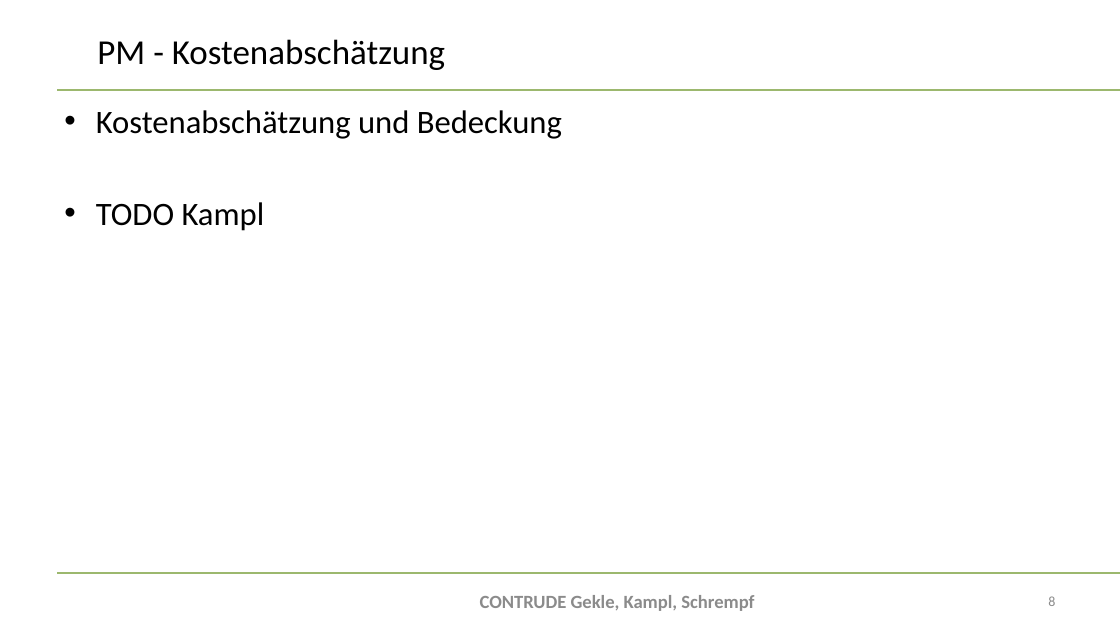
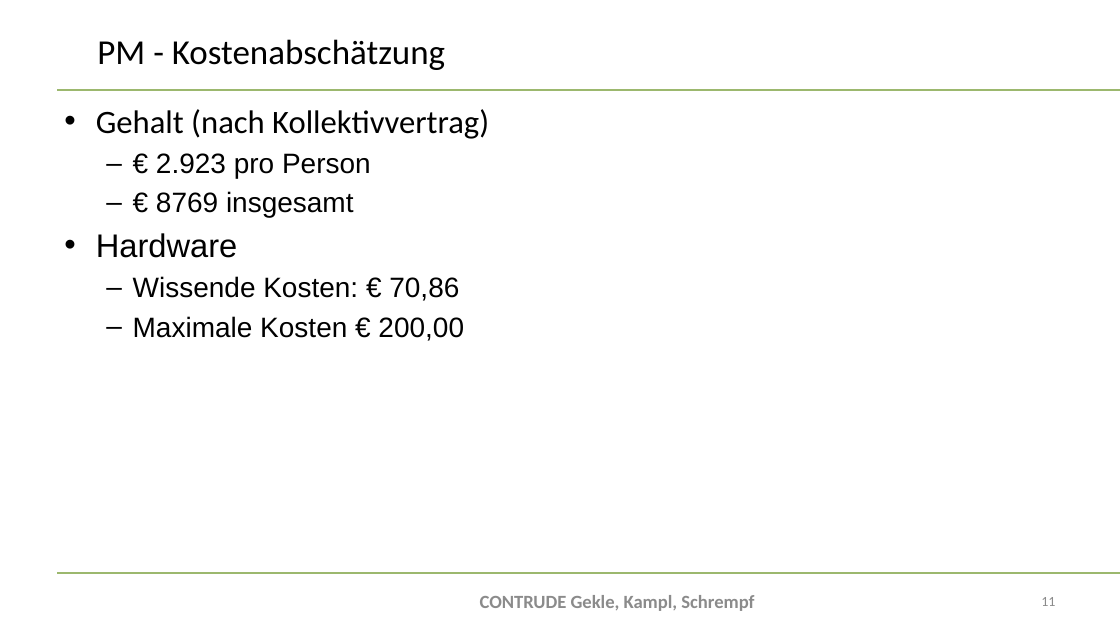
Before and after one commit to bitsneak/Contrude, a slide deck: slide 11 of Diplomarbeit/doc/Presentations/DA-Präsentation2024_Erstpräsentation.pptx (slide 8 before the commit). Drawn at 1120x630 pixels with LibreOffice and Linux fonts; fonts in the diff are those of the drawing; background and template pictures are left out. Boxes give left, top, right and bottom in pixels: in the first picture for what was removed or moved away, otherwise in the second. Text is boxed around its words. In the diff, an @@ line names an element or a change of style, - is before the commit and + after.

```diff
--- a/Diplomarbeit/doc/Presentations/DA-Präsentation2024_Erstpräsentation.pptx
+++ b/Diplomarbeit/doc/Presentations/DA-Präsentation2024_Erstpräsentation.pptx
@@ text at [96, 109, 489, 341]: text changed; size 28 to 24 pt; font Calibri to Arial @@
-• Kostenabschätzung und Bedeckung
-• TODO Kampl
+• Gehalt (nach Kollektivvertrag)
+  – € 2.923 pro Person
+  – € 8769 insgesamt
+• Hardware
+  – Wissende Kosten: € 70,86
+  – Maximale Kosten € 200,00
@@ page number at [1041, 597, 1055, 606]: text changed @@
-8
+11
```
Also in this commit, not shown: 2 other slides changed, 3 slides added, 1 other file.
